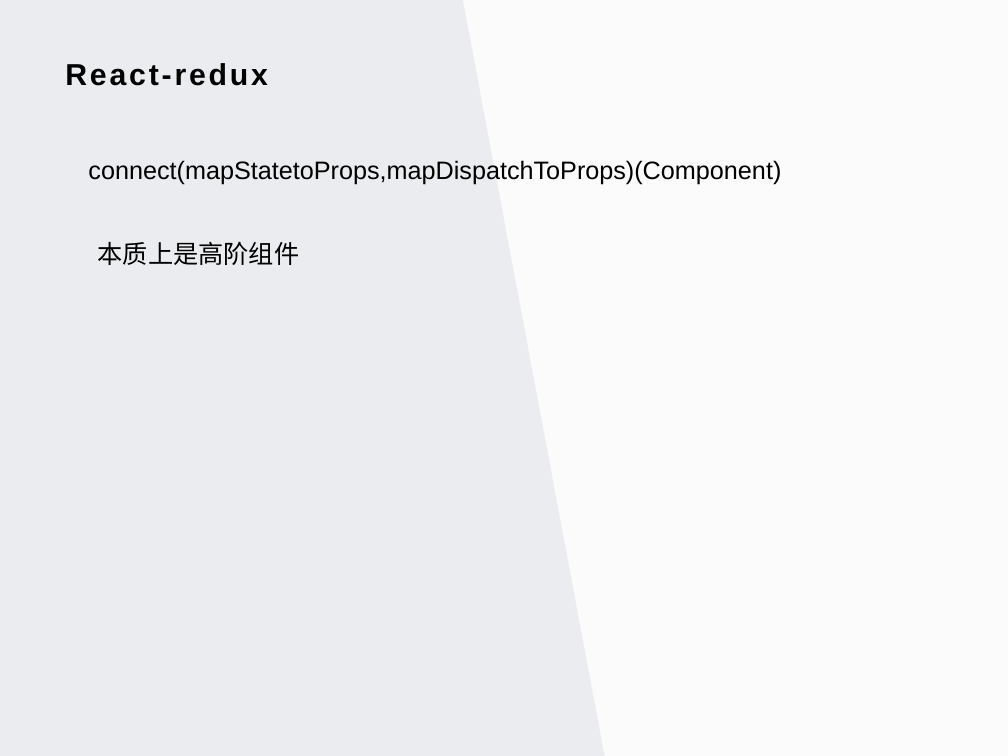
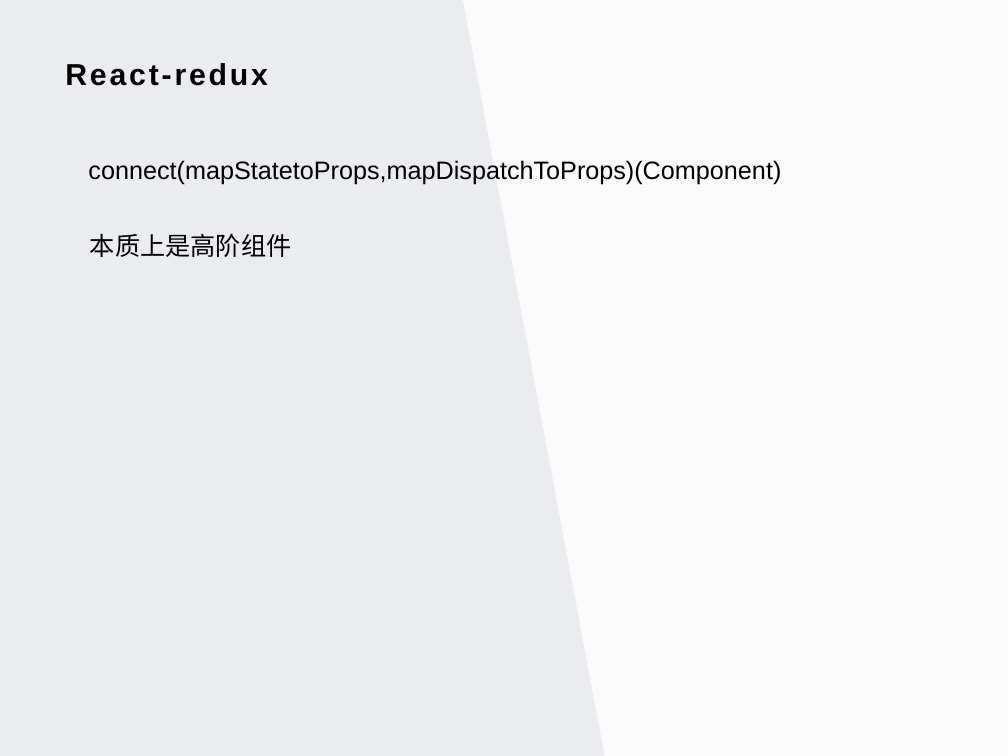
Before and after one commit to petsgre/tutorial, a slide deck: slide 11 of 前端开发/react/react基础培训/React基础培训.pptx. Drawn at 1008x756 pixels with LibreOffice and Linux fonts; fonts in the diff are those of the drawing; background and template pictures are left out. Boxes give left, top, right and bottom in pixels: in the first picture for what was removed or moved away, otherwise in the second. Text is boxed around its words. In the diff, an @@ line names an element or a change of style, - is before the commit and + after.

```diff
--- a/前端开发/react/react基础培训/React基础培训.pptx
+++ b/前端开发/react/react基础培训/React基础培训.pptx
@@ text "本质上是高阶组件": place and size @@
-text "本质上是高阶组件" at (98, 241, 300, 265)
+text "本质上是高阶组件" at (90, 233, 292, 257)
```
Also in this commit, not shown: 3 other slides changed, 1 slide added, 1 slide removed.
